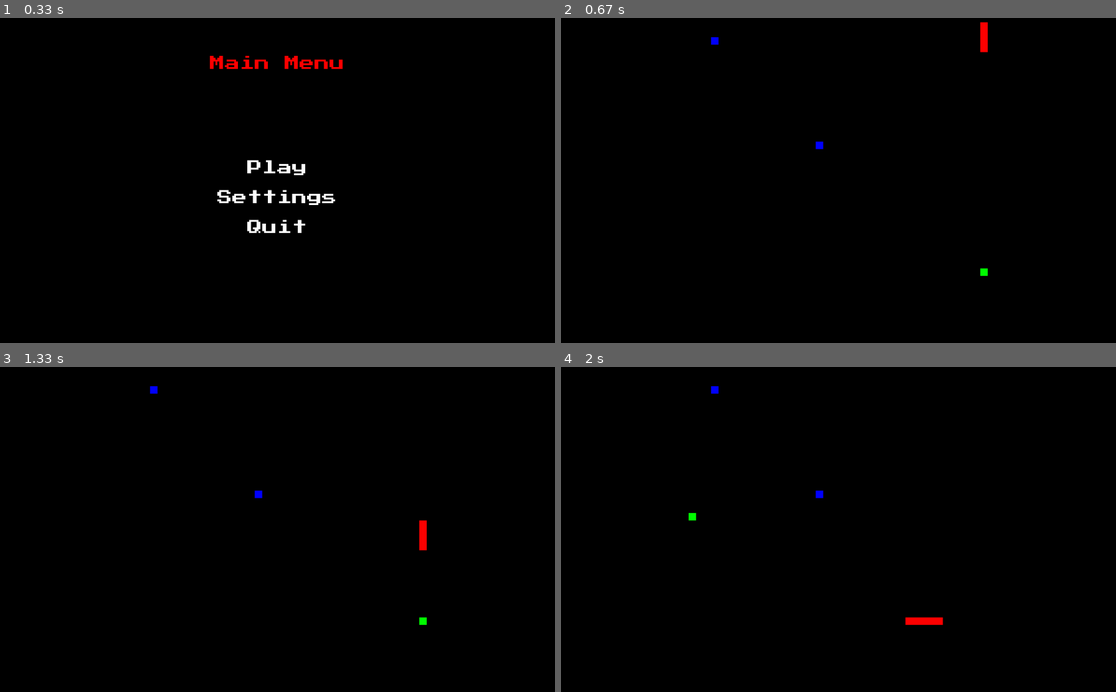
Above: before the commit, frames 1-4 (two rows, left to right).
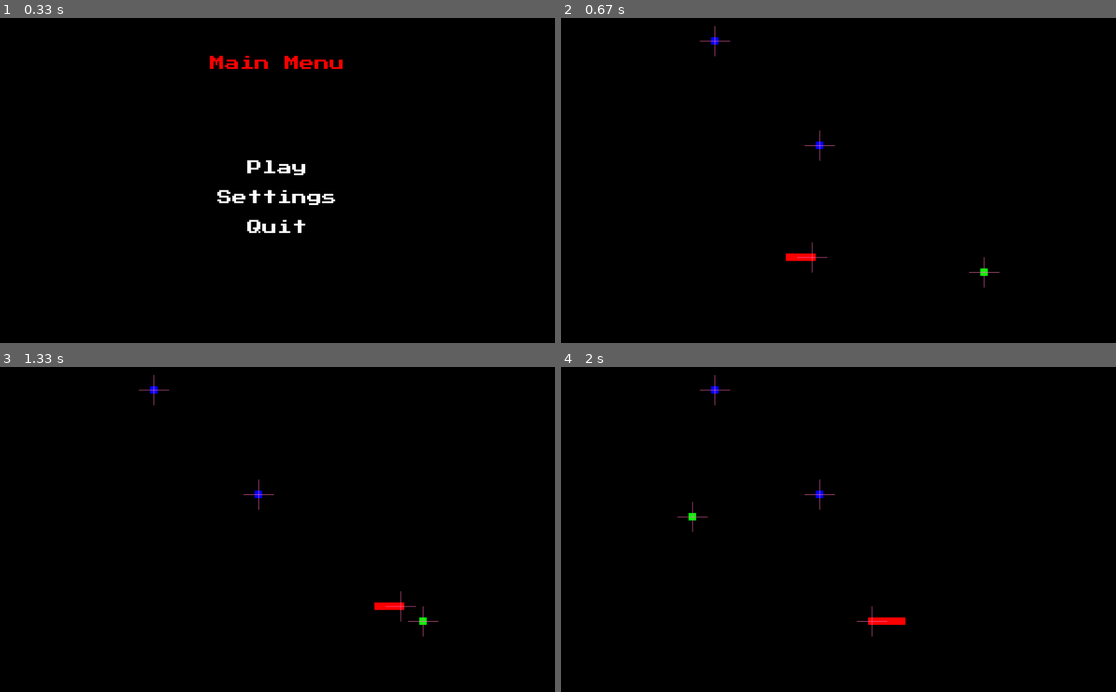
Above: after the commit, the same moments.

Repository: nmurphy101/Pygame2DFramework
Game: pygame game, started from main.py
The game is run twice, just before and just after one commit, with the same random seed, the same clock (stepped at 60 frames per second) and the same inputs.
Inputs (mouse positions are in pixels of both pictures, inside the frame that each line leads up to):
- Up to frame 1 (0.33 s): no input
- Up to frame 2 (0.67 s): click (838, 167) at 0.38 s
- Up to frame 3 (1.33 s): no input
- Up to frame 4 (2 s): no input

Frame 1 is identical in both runs. In frame 2, 0.4% of the frame differs, in the area x 25-80%, y 1-84%; in frame 3, 0.4%; in frame 4, 0.5%, in the area x 20-69%, y 2-84%.

Commit message:
Fully working compeating snake AI

Diff:
--- a/future_features.txt
+++ b/future_features.txt
@@ -9,7 +9,7 @@
     a. "Windows" -> "Chunks" -> "tiles"
 5. Optimize collision checks to be more generic instead of specific so
    other objects can get their collisions checked.
-6. Player AI
+6. Player AI -> Minor #9, #10, #11, #15 - WIP
 7. additional settings
     - Volume control
     - Window size control
@@ -21,7 +21,7 @@
 9. immobile enemies
     a. "walls" for future level design
     b. explosive mine
-10. moving enemies
+10. moving enemies - DONE
 11. shooting enemies
     a. Only does damage to hit section (tail segment or head)
 12. consumable-items/pick-ups in level
@@ -31,13 +31,26 @@
        goes.
     c. level generated with different "scenes"/"windows" as tiles connected.
         i. Procedual generation of levels
-14. Environmental effects
+14. Environmental effects - WIP
     a. wormhole/teleportation to different areas/challenges
         i. Teleport to other portal - DONE
-
+15. AI needs upgrade
+    a. AI can be improved by a few things:
+        i. Utilize diagonal movement
+        ii. Utilize teleporters
+        iii. increase sight
+        iv. Better logic for not locking self in a tail cage
+        v. increase speed
+        vi. increase growth amount
+    b. AI can be handicaped by a few things:
+        i. decrease speed
+        ii. decrease growth amount
+        iii. Disalow teleporters
+        iv. decrease sight
 
 Bugs:
-1.
+1. Food was able to spawn onto a portal/tail... That's not right...
+2. The game slows down after awhile with more tail segments
 
 
 
--- /dev/null
+++ b/pkg/snake_game/ai/ai.py
@@ -0,0 +1,153 @@
+#!/usr/bin/env python3
+
+'''
+    Simple Pathfinding
+    ~~~~~~~~~~
+
+    Simple pathfinding ai for controlling entities
+
+
+    :copyright: (c) 2021 by Nicholas Murphy.
+    :license: GPLv3, see LICENSE for more details.
+'''
+
+import pygame
+
+class DecisionBox:
+    '''
+    DecisionBox
+    ~~~~~~~~~~
+
+    DecisionBox for the entity
+    '''
+    def __init__(self):
+        pass
+
+    def decide_direction(self, entity, target, obj_dict, difficulty=0):
+        self.obj_dict = obj_dict
+        # Use intent algorithm depending on difficulty
+        if difficulty != 0:
+            direction = self.simple_intent(entity, target)
+        else:
+            direction = self.simple_intent(entity, target)
+
+        # print("Got Direction")
+
+        return direction
+
+
+    def simple_intent(self, entity, target):
+        # print("Simple Intent Chosen")
+        intent = None
+        # Equal, Right, or left  Intent
+        if entity.pos_x < target[0]:
+            intent = 1
+        elif entity.pos_x > target[0]:
+            intent = 3
+        # Equal, down, or up  Intent
+        elif entity.pos_y < target[1]:
+            intent = 2
+        elif entity.pos_y > target[1]:
+            intent = 0
+
+        intent = self.check_intent(entity, intent)
+
+        # print("Got simple intent")
+
+        return intent
+
+    def check_intent(self, entity, intent):
+        # print("Checking intent: ", intent)
+        ori_intent = intent
+        while True:
+            self.reset_sight_lines(entity)
+            for name, obj in self.obj_dict.items():
+                if "food" not in name:
+                    # Check if object obstructs entity
+                    if obj != entity:
+                        ori_intent = intent
+                        self.verify_sight_lines(obj, entity)
+                        intent = self.get_intent(intent, entity)
+                    # Check if object's children if any (even if self) obstructs entity
+                    if obj.children:
+                        ori_intent = intent
+                        for child in obj.children:
+                            self.verify_sight_lines(child, entity)
+                            intent = self.get_intent(intent, entity)
+                            # if intent != ori_intent:
+                                # print(f"intent changed on child: {ori_intent} to {intent}")
+            # Break from while loop
+            break
+
+        # print(f"Returning Found Intent: {intent}")
+        return intent
+
+    def verify_sight_lines(self, obj, entity):
+        # Verify intention with sight lines
+        for line in entity.sight_lines:
+            # Edge of screen detection
+            if line.direction == 0 and line.end[1] < 0 - entity.size:
+                line.open = False
+            elif line.direction == 3 and line.end[1] < 0 - entity.size:
+                line.open = False
+            elif line.direction == 2 and line.end[1] > entity.screen_size[1] + entity.size:
+                line.open = False
+            elif line.direction == 1 and line.end[1] > entity.screen_size[0] + entity.size:
+                line.open = False
+            # Check the sight lines for a open direction
+            if obj.rect.colliderect(line):
+                line.open = False
+
+    def reset_sight_lines(self, entity):
+         for line in entity.sight_lines:
+             line.open = True
+
+    def get_intent(self, intent, entity):
+        # Check which open direction to use
+        for line in entity.sight_lines:
+            if intent == line.direction and line.open:
+                if line.direction == 0 and entity.direction != 2:
+                    # print(f"Original Line {line.direction} is open")
+                    # break inner line for-loop
+                    break
+                elif line.direction == 2 and entity.direction != 0:
+                    # print(f"Original Line {line.direction} is open")
+                    # break inner line for-loop
+                    break
+                elif line.direction == 3 and entity.direction != 1:
+                    # print(f"Original Line {line.direction} is open")
+                    # break inner line for-loop
+                    break
+                elif line.direction == 1 and entity.direction != 3:
+                    # print(f"Original Line {line.direction} is open")
+                    # break inner line for-loop
+                    break
+                # else:
+                    # print(f"Original Line {line.direction} is closed")
+            elif intent == line.direction and not line.open:
+                # Find a different line to use
+                for line2 in entity.sight_lines:
+                    if intent != line2.direction and line2.open:
+                        if line2.direction == 0 and entity.direction != 2:
+                            intent = line2.direction
+                            # print(f"New Line {line.direction} is open")
+                            # break inner line for-loop
+                            break
+                        elif line2.direction == 2 and entity.direction != 0:
+                            intent = line2.direction
+                            # print(f"New Line {line.direction} is open")
+                            # break inner line for-loop
+                            break
+                        elif line2.direction == 3 and entity.direction != 1:
+                            intent = line2.direction
+                            # print(f"New Line {line.direction} is open")
+                            # break inner line for-loop
+                            break
+                        elif line2.direction == 1 and entity.direction != 3:
+                            intent = line2.direction
+                            # print(f"New Line {line.direction} is open")
+                            # break inner line for-loop
+                            break
+                        # else:
+                            # print("Couldn't get a different open line")
+        return intent
--- a/pkg/snake_game/ai/simple/simple.py
+++ /dev/null
@@ -1,52 +0,0 @@
-#!/usr/bin/env python3
-
-'''
-    Simple Pathfinding
-    ~~~~~~~~~~
-
-    Simple pathfinding ai for controlling entities
-
-
-    :copyright: (c) 2021 by Nicholas Murphy.
-    :license: GPLv3, see LICENSE for more details.
-'''
-
-
-
-
-class SimpleSearch:
-    '''
-    SimpleSearch
-    ~~~~~~~~~~
-
-    SimpleSearch for the entity
-    '''
-    def __init__(self):
-        pass
-
-    def decide_direction(self, entity, target):
-        intent = None
-        # Equal, Right, or left  Intent
-        print(entity.pos_x, target[0])
-        if entity.pos_x < target[0]:
-            intent = 1
-        elif entity.pos_x > target[0]:
-            intent = 3
-        # Equal, down, or up  Intent
-        elif entity.pos_y < target[1]:
-            intent = 2
-        elif entity.pos_y > target[1]:
-            intent = 0
-
-        # Check if Intent is actionable direction
-        if intent == 3 and entity.prev_direction != 1:
-            return 3
-        elif intent == 1 and entity.prev_direction != 3:
-            return 1
-        # Check if Intent is actionable direction
-        elif intent == 0 and entity.prev_direction != 2:
-            return 0
-        elif intent == 2 and entity.prev_direction != 0:
-            return 2
-
-        return entity.direction
--- a/pkg/snake_game/entities/entity.py
+++ b/pkg/snake_game/entities/entity.py
@@ -58,13 +58,20 @@
         # Where entity is looking = (Up = 0, Right = 1, Down = 2, Left = 3)
         self.direction = 2
         # Determines how far the entity can see ahead of itself in the direction it's looking
-        self.sight = 5
+        self.sight = 2 * self.size
         # Obj pos/size  = (left, top, width, height)
         self.obj = (self.pos_x, self.pos_y, self.size+8, self.size)
         # RGB color = pink default
         self.obj_color = (255,105,180)
         # Entity is a rectangle object
         self.rect = pygame.draw.rect(screen, self.obj_color, self.obj)
+        # Sight line
+        self.sight_lines = [
+            Line(0, self),
+            Line(2, self),
+            Line(3, self),
+            Line(1, self),
+        ]
         # Entity default death sound
         # self.sound_death = pygame.mixer.Sound("assets/sounds/8bitretro_soundpack/MISC-NOISE-BIT_CRUSH/Retro_8-Bit_Game-Misc_Noise_06.wav")
         # self.sound_death_volume = base_game.effect_volume/4.5
@@ -91,6 +98,9 @@
             self.obj = (self.pos_x, self.pos_y, self.size, self.size)
             # Render the entity's obj based on it's parameters
             self.rect = pygame.draw.rect(screen, self.obj_color, self.obj)
+            # Render the entity's sight lines
+            for line in self.sight_lines:
+                line.draw(self)
 
     def interact(self, obj1):
         pass
@@ -124,3 +134,57 @@
                 self.base_game.game.menu.menu_option = 3
             # Kill self
             self.alive = False
+
+
+class Line():
+    '''
+    Line
+    ~~~~~~~~~~
+
+    Sight line for a cardinal direction for an entity
+    '''
+    def __init__(self, direction, entity):
+        self.open = True
+        self.opasity = 1
+        self.color = (255,105,180, self.opasity)
+        self.direction = direction
+        if direction == 0:
+            self.end = entity.rect.center[0], entity.rect.center[1] - entity.sight
+        elif direction == 2:
+            self.end = entity.rect.center[0], entity.rect.center[1] + entity.sight
+        elif direction == 3:
+            self.end = entity.rect.center[0] - entity.sight, entity.rect.center[1]
+        elif direction == 1:
+            self.end = entity.rect.center[0] + entity.sight, entity.rect.center[1]
+        self.rect = pygame.draw.line(
+            entity.screen,
+            self.color,
+            entity.rect.center,
+            self.end,
+            1,
+        )
+
+    def draw(self, entity):
+        '''
+        draw
+        ~~~~~~~~~~
+
+        draw does stuff
+        '''
+        # determine entity's sightline end point
+        if self.direction == 0:
+            self.end = entity.rect.center[0], entity.rect.center[1] - entity.sight
+        elif self.direction == 2:
+            self.end = entity.rect.center[0], entity.rect.center[1] + entity.sight
+        elif self.direction == 3:
+            self.end = entity.rect.center[0] - entity.sight, entity.rect.center[1]
+        elif self.direction == 1:
+            self.end = entity.rect.center[0] + entity.sight, entity.rect.center[1]
+        # Render the entity's sight line
+        self.rect = pygame.draw.line(
+            entity.screen,
+            self.color,
+            entity.rect.center,
+            self.end,
+            1,
+        )
--- a/pkg/snake_game/entities/snake/snake.py
+++ b/pkg/snake_game/entities/snake/snake.py
@@ -21,7 +21,7 @@
 # pylint: disable=relative-beyond-top-level
 from ..entity import Entity
 from ...ai.a_star.astar import a_star_search, reconstruct_path
-from ...ai.simple.simple import SimpleSearch
+from ...ai.ai import DecisionBox
 # pylint: enable=relative-beyond-top-level
 
 SNAKE_DEATH = 0
@@ -117,6 +117,7 @@
         choose_direction does stuff
         '''
         if self.alive:
+            # Check if Ai or player controls this entity
             if self.player:
                 key = pygame.key.get_pressed()
                 # pylint: disable=access-member-before-definition
@@ -130,20 +131,26 @@
                 elif key[K_RIGHT] and self.direction != 1 and self.prev_direction != 3:
                     self.direction = 1
             else:
+                # Ai makes it's decisions on the move step
+                pass
+
+    def move(self):
+        '''
+        move
+        ~~~~~~~~~~
+
+        move does stuff
+        '''
+        # pylint: disable=access-member-before-definition
+        if self.moved_last_cnt >= 1 and self.alive:
+            # Check if Ai or player controls this entity
+            if not self.player:
                 for name, obj in self.base_game.game.obj_dict.items():
                     if "food" in name:
                         self.target = (obj.pos_x, obj.pos_y)
-                self.direction = self.base_game.game.chosen_ai.decide_direction(self, self.target)
-
-    def move(self):
-        '''
-        move
-        ~~~~~~~~~~
-
-        move does stuff
-        '''
-        # pylint: disable=access-member-before-definition
-        if self.moved_last_cnt >= 1 and self.alive:
+                self.direction = self.base_game.game.chosen_ai.decide_direction(
+                    self, self.target, self.base_game.game.obj_dict, difficulty=0
+                )
             # pylint: disable=access-member-before-definition
             # Save current position as last position
             self.prev_pos_x = self.pos_x
@@ -167,17 +174,6 @@
             self.moved_last_cnt = 0
         else:
             self.moved_last_cnt += 1 * self.speed
-
-    def move_to(self, pos, dt):
-        # Calculate distance between current pos and target, and direction
-        vec = pygame.math.Vector2(pos[0] - self.true_pos[0], pos[1] - self.true_pos[1])
-        direction = vec.normalize()
-
-        # Progress towards the target
-        self.true_pos[0] += direction[0] * self.speed * dt
-        self.true_pos[1] += direction[1] * self.speed * dt
-
-        self.rect.center = self.true_pos
 
     def interact_children(self, obj1):
         i = 0
--- a/pkg/snake_game/game.py
+++ b/pkg/snake_game/game.py
@@ -32,7 +32,7 @@
 # All the game menus
 from .menus.menus import Menu
 from .ai.a_star.graph import Graph
-from .ai.simple.simple import SimpleSearch
+from .ai.ai import DecisionBox
 # pylint: enable=relative-beyond-top-level
 
 
@@ -71,8 +71,8 @@
         # Game object list
         self.obj_dict = {}
         # Navigation Graph for pathfinding
-        self.graph = Graph(self, self.screen, (self.screen_size[0], self.screen_size[1]+32), (0, 0))
-        self.chosen_ai = SimpleSearch()
+        # self.graph = Graph(self, self.screen, (self.screen_size[0], self.screen_size[1]+32), (0, 0))
+        self.chosen_ai = DecisionBox()
         # Menu Obj
         self.menu = Menu(self)
 
@@ -153,12 +153,13 @@
 
         # Initilize game objects
         food = Food(self.screen, self.screen_size, self.base_game)
-        player_snake = Snake(self.screen, self.screen_size, self.base_game, player=True)
+        # player_snake = Snake(self.screen, self.screen_size, self.base_game, player=True)
+        # player_snake.speed = .75
         enemy_snake = Snake(self.screen, self.screen_size, self.base_game)
         enemy_snake.speed = 2
         tele_portal = TelePortal(self.screen, self.screen_size, self.base_game)
         self.obj_dict = {
-            "graph": self.graph,
+            # "graph": self.graph,
             food.ID: food,
             # player_snake.ID: player_snake,
             enemy_snake.ID: enemy_snake,
Not shown, added: assets/.DS_Store
Not shown, changed: assets/sounds/.DS_Store
Not shown, added: assets/sounds/8bitsfxpack_windows/.DS_Store
